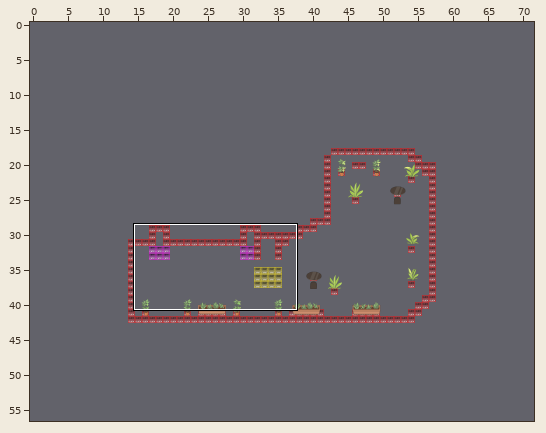
Tiled map (JSON), stored at james-web-telescope.tmj. Above, an overview of the earlier version with the close-up marked.
Close-up. Before the edit:
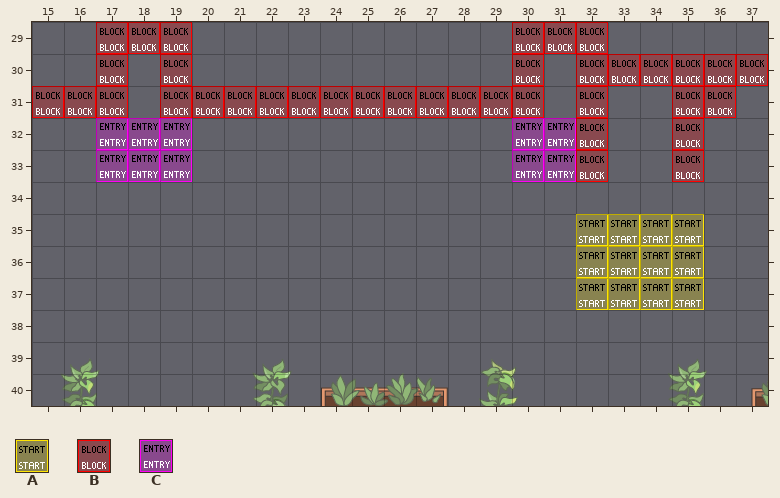
Cells are 32x32 px. Shown: x 15..37, y 29..40. The commit also changed other parts of the map, which this record leaves out. Not drawn, because the pictures are missing: unchanged layer "bg".
Key: from "WA_Special_Zones": A 1, B 2, C 4.
_ is an empty cell.
Layers that did not change in this view are not listed.
Layer "entry/entry-from-jwt-1" before, first column x 15:
29 _______________________
30 _______________________
31 _______________________
32 __CCC__________________
33 __CCC__________________
34 _______________________
35 _______________________
36 _______________________
37 _______________________
38 _______________________
39 _______________________
40 _______________________
Layer "start" before, first column x 15:
29 _______________________
30 _______________________
31 _______________________
32 _______________________
33 _______________________
34 _______________________
35 _________________AAAA__
36 _________________AAAA__
37 _________________AAAA__
38 _______________________
39 _______________________
40 _______________________
Layer "collides" before, first column x 15:
29 __BBB__________BBB_____
30 __B_B__________B_BBBBBB
31 BBB_BBBBBBBBBBBB_B__BB_
32 _________________B__B__
33 _________________B__B__
34 _______________________
35 _______________________
36 _______________________
37 _______________________
38 _______________________
39 _______________________
40 _______________________
Now the later version:
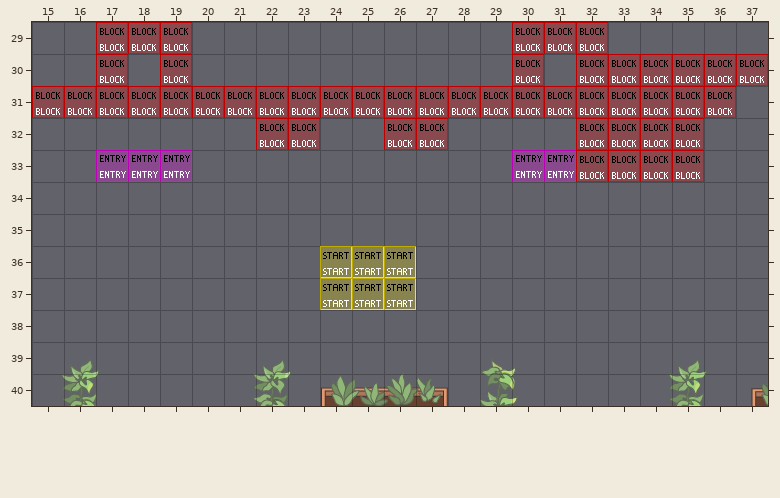
See-through tiles are keyed as they look on the map.
Change:
Changed rows in their new state; . is an unchanged cell.
Layer "entry/entry-from-jwt-1":
first column x 17:
32 ___
Layer "entry/entry-from-jwt-2":
first column x 30:
32 __
Layer "start":
first column x 24:
35 ........____
36 AAA.....____
37 AAA.....____
Layer "collides":
first column x 18:
31 B............B.BB
32 ....BB..BB.....BB
33 ...............BB
Pixel boxes of the changes (left, top, right, bottom) in both close-ups:
changed: (96, 86, 192, 150)
changed: (512, 86, 576, 150)
added: (608, 86, 672, 182)
added: (256, 118, 320, 150)
added: (384, 118, 448, 150)
removed: (576, 214, 704, 310)
added: (320, 246, 416, 310)
